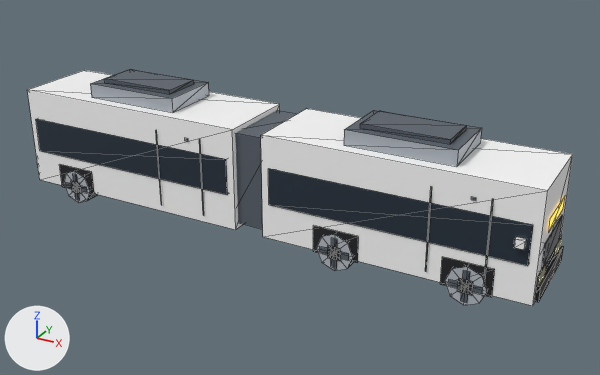
Two versions of the glTF model public/models/props/bus_articulated.glb, one commit apart.
Rendered twice from a 50 mm camera at (0.753, -1.258, 0.731) aimed at (0.055, 0.012, 0.096). Arrows for +X, +Y and +Z are at lower left; the lights stay in place. The picture after the commit comes second. Mesh edges are drawn as thin lines. Vertices at exactly the same position are counted once.

The first picture shows 'bus_articulated'.
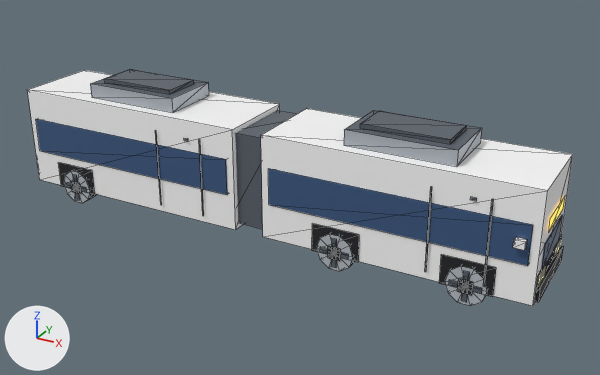
Where the change shows, as pixel boxes [x1, y1, x2, y2] in the pictures (600 x 375 px; the box of a moved part takes in the faces that stretch with it):
part 1 of me_bus_articulated, moved or reshaped
    before: [514, 237, 527, 250]
    after: [513, 237, 527, 250]
part 2 of me_bus_articulated, moved or reshaped
    both: [425, 187, 432, 272]
part 3 of me_bus_articulated, moved or reshaped
    before: [484, 199, 494, 283]
    after: [484, 199, 494, 281]
part 4 of me_bus_articulated, moved or reshaped
    before: [156, 130, 162, 205]
    after: [155, 130, 162, 205]
part 5 of me_bus_articulated, moved or reshaped
    both: [199, 139, 204, 216]
part 6 of me_bus_articulated, rebuilt
    before: [461, 270, 470, 302]
    after: [461, 271, 470, 302]
part 7 of me_bus_articulated, rebuilt
    before: [313, 226, 358, 263]
    after: [312, 223, 359, 262]
part 8 of me_bus_articulated, rebuilt (7% shorter)
    before: [320, 247, 349, 260]
    after: [320, 247, 349, 259]
part 9 of me_bus_articulated, rebuilt
    before: [331, 238, 337, 268]
    after: [331, 238, 337, 267]
part 10 of me_bus_articulated, rebuilt (6% taller)
    before: [59, 164, 94, 195]
    after: [58, 162, 95, 195]
part 11 of me_bus_articulated, rebuilt (9% shorter)
    before: [66, 182, 87, 192]
    after: [66, 183, 87, 192]
part 12 of me_bus_articulated, rebuilt (12% narrower)
    before: [73, 174, 80, 200]
    after: [73, 174, 79, 200]
part 13 of me_bus_articulated, rebuilt (7% taller)
    before: [440, 257, 495, 297]
    after: [439, 254, 496, 297]
part 14 of me_bus_articulated, rebuilt (12% shorter)
    before: [448, 279, 483, 294]
    after: [449, 280, 482, 293]
part 15 of me_bus_articulated, moved or reshaped
    before: [445, 253, 555, 305]
    after: [445, 251, 555, 306]
part 16 of me_bus_articulated, moved or reshaped
    before: [317, 234, 354, 271]
    after: [317, 234, 355, 271]
part 17 of me_bus_articulated, moved or reshaped
    both: [64, 171, 97, 203]
part 18 of me_bus_articulated, recoloured (lighter)
    both: [36, 119, 563, 272]

What changed in the scene script:
```text
Add mat_glass_dark:
    mat_glass_dark = bpy.data.materials.new('glass_dark')
    # nodes: BsdfPrincipled, Mix, OutputMaterial, VertexColor
    # colours: blue #3d5a82, mixed with the vertex colours
Change me_bus_articulated:
    remove me_bus_articulated.from_pydata(...)  # 432 vertices, 444 faces; spans x -0.538..0.538, y -0.096..0.096, z 0.0..0.265
    add me_bus_articulated.from_pydata(...)  # 464 vertices, 496 faces; spans x -0.538..0.538, y -0.097..0.097, z 0.002..0.265
    me_bus_articulated part 1: the loose piece of 8 vertices spanning x 0.492..0.508, y -0.096..-0.084, z 0.129..0.143 is moved by (0.0, -0.001, 0.0)
    me_bus_articulated part 2: the loose piece of 4 vertices spanning x 0.349..0.351, y -0.088, z 0.044..0.199 is moved by (0.0, -0.001, 0.0)
    me_bus_articulated part 3: the loose piece of 4 vertices spanning x 0.449..0.451, y -0.088, z 0.044..0.199 is moved by (0.0, -0.001, 0.0)
    me_bus_articulated part 4: the loose piece of 4 vertices spanning x -0.201..-0.199, y -0.088, z 0.044..0.199 is moved by (0.0, -0.001, 0.0)
    me_bus_articulated part 5: the loose piece of 4 vertices spanning x -0.101..-0.099, y -0.088, z 0.044..0.199 is moved by (0.0, -0.001, 0.0)
    me_bus_articulated part 6: the loose piece of 4 vertices spanning x 0.414..0.426, y -0.09, z 0.007..0.065 is rebuilt with 4 vertices and now spans x 0.415..0.425, y -0.09, z 0.008..0.064
    me_bus_articulated part 7: the loose piece of 4 vertices spanning x 0.136..0.224, y -0.086, z 0.026..0.078 is rebuilt with 4 vertices and now spans x 0.134..0.226, y -0.087, z 0.028..0.082
    me_bus_articulated part 8: the loose piece of 4 vertices spanning x 0.151..0.209, y -0.09, z 0.03..0.042 is rebuilt with 4 vertices and now spans x 0.152..0.208, y -0.09, z 0.031..0.041
    me_bus_articulated part 9: the loose piece of 4 vertices spanning x 0.174..0.186, y -0.09, z 0.007..0.065 is rebuilt with 4 vertices and now spans x 0.175..0.185, y -0.09, z 0.008..0.064
    me_bus_articulated part 10: the loose piece of 4 vertices spanning x -0.464..-0.376, y -0.086, z 0.026..0.078 is rebuilt with 4 vertices and now spans x -0.466..-0.374, y -0.087, z 0.028..0.082
    me_bus_articulated part 11: the loose piece of 4 vertices spanning x -0.449..-0.391, y -0.09, z 0.03..0.042 is rebuilt with 4 vertices and now spans x -0.448..-0.392, y -0.09, z 0.031..0.041
    me_bus_articulated part 12: the loose piece of 4 vertices spanning x -0.426..-0.414, y -0.09, z 0.007..0.065 is rebuilt with 4 vertices and now spans x -0.425..-0.415, y -0.09, z 0.008..0.064
    me_bus_articulated part 13: the loose piece of 4 vertices spanning x 0.376..0.464, y -0.086, z 0.026..0.078 is rebuilt with 4 vertices and now spans x 0.374..0.466, y -0.087, z 0.028..0.082
    me_bus_articulated part 14: the loose piece of 4 vertices spanning x 0.391..0.449, y -0.09, z 0.03..0.042 is rebuilt with 4 vertices and now spans x 0.392..0.448, y -0.09, z 0.031..0.041
    me_bus_articulated part 15: 18 vertices moved from x 0.395..0.532, y -0.089..0.089, z 0.011..0.066 to x 0.391..0.532, y -0.089..0.089, z 0.015..0.068; 8 vertices removed from x 0.42, y -0.089..0.089, z 0.0..0.072; 24 vertices added at x 0.409..0.532, y -0.089..0.089, z 0.002..0.075
    me_bus_articulated part 16: 16 vertices moved from x 0.155..0.205, y -0.089..0.089, z 0.011..0.061 to x 0.151..0.209, y -0.089..0.089, z 0.015..0.057; 8 vertices removed from x 0.18, y -0.089..0.089, z 0.0..0.072; 16 vertices added at x 0.169..0.191, y -0.089..0.089, z 0.002..0.07
    me_bus_articulated part 17: 16 vertices moved from x -0.445..-0.395, y -0.089..0.089, z 0.011..0.061 to x -0.449..-0.391, y -0.089..0.089, z 0.015..0.057; 8 vertices removed from x -0.42, y -0.089..0.089, z 0.0..0.072; 16 vertices added at x -0.431..-0.409, y -0.089..0.089, z 0.002..0.07
    me_bus_articulated part 18: 40 faces spanning x -0.515..0.532, y -0.087..0.087, z 0.079..0.169 switch from mat_car_glass to mat_glass_dark
    other edits to the shape of me_bus_articulated do not show in these pictures
```
